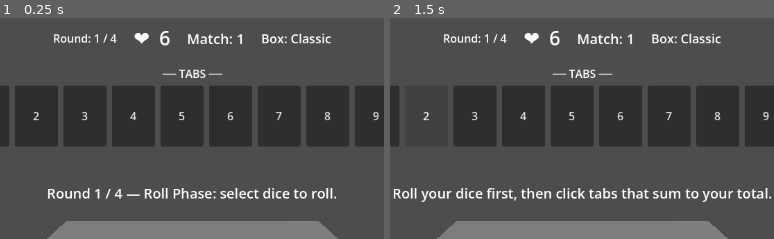
Above: before the commit, frames 1-2 (left to right).
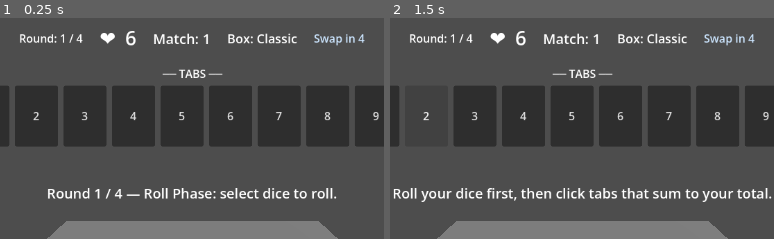
Above: after the commit, the same moments.

Repository: caleb-the-dev/SealTheBox
Game: Godot game, scene res://scenes/match/match.tscn
Same seed, same stepped clock (60 frames per second), same inputs: the game is played once before the commit and once after it.
Inputs:
- Up to frame 1 (0.25 s): no input
- Up to frame 2 (1.5 s): click "1" at 0.5 s; click "2" at 1.25 s
The pictures show only the part of the screen within x 23-73%, y 0-50%; the shares and areas given below are measured in that part.

The runs differ from the first frame. In frame 1, 2.3% of the frame differs, in the area x 5-96%, y 5-13%; in frame 2, 2.3%.

Commit message:
feat: add die swap overlay and top-bar swap countdown to match scene
Wires RunManager.show_die_swap signal to a full-screen opaque overlay
letting the player select an offered die and a pool die to replace, with
a top-bar label counting down matches until the next swap opportunity.

Co-Authored-By: Claude Sonnet 4.6 <noreply@anthropic.com>

Diff:
--- a/seal-the-box/scripts/match/match.gd
+++ b/seal-the-box/scripts/match/match.gd
@@ -41,6 +41,15 @@
 var _dev_power_overlay: Control
 var _dev_power_list: VBoxContainer
 var _powers_vbox: VBoxContainer
+var _die_swap_overlay: Control
+var _die_swap_offered_buttons: Array[Button] = []
+var _die_swap_pool_row: HBoxContainer
+var _die_swap_pool_buttons: Array[Button] = []
+var _die_swap_confirm_btn: Button
+var _die_swap_offered_dice: Array = []
+var _selected_swap_offered_idx: int = -1
+var _selected_swap_pool_die = null
+var _swap_label: Label
 
 # ── lifecycle ───────────────────────────────────────────────────────────────
 func _ready() -> void:
@@ -138,6 +147,11 @@
 	_box_label.add_theme_font_size_override("font_size", 18)
 	top_bar.add_child(_box_label)
 
+	_swap_label = Label.new()
+	_swap_label.add_theme_font_size_override("font_size", 16)
+	_swap_label.modulate = Color(0.8, 0.9, 1.0)
+	top_bar.add_child(_swap_label)
+
 	# ── Tabs — full width, below top bar ───────────────────────────────────
 	var tabs_vbox = VBoxContainer.new()
 	tabs_vbox.anchor_left = 0.0
@@ -596,6 +610,89 @@
 	root.add_child(dev_power_overlay)
 	_dev_power_overlay = dev_power_overlay
 
+	# ── Die swap overlay ────────────────────────────────────────────────────────
+	var swap_overlay = Control.new()
+	swap_overlay.set_anchors_preset(Control.PRESET_FULL_RECT)
+	swap_overlay.mouse_filter = Control.MOUSE_FILTER_STOP
+	swap_overlay.visible = false
+	var swap_bg = ColorRect.new()
+	swap_bg.set_anchors_preset(Control.PRESET_FULL_RECT)
+	swap_bg.color = Color(0.0, 0.0, 0.0, 1.0)
+	swap_overlay.add_child(swap_bg)
+
+	var swap_center = VBoxContainer.new()
+	swap_center.anchor_left = 0.1
+	swap_center.anchor_right = 0.9
+	swap_center.anchor_top = 0.05
+	swap_center.anchor_bottom = 0.95
+	swap_center.add_theme_constant_override("separation", 20)
+	swap_overlay.add_child(swap_center)
+
+	var swap_title = Label.new()
+	swap_title.text = "Choose a New Die"
+	swap_title.horizontal_alignment = HORIZONTAL_ALIGNMENT_CENTER
+	swap_title.add_theme_font_size_override("font_size", 30)
+	swap_center.add_child(swap_title)
+
+	var swap_sub = Label.new()
+	swap_sub.text = "Select a die from the offer, then a die from your pool to replace."
+	swap_sub.horizontal_alignment = HORIZONTAL_ALIGNMENT_CENTER
+	swap_sub.add_theme_font_size_override("font_size", 16)
+	swap_center.add_child(swap_sub)
+
+	var swap_offer_lbl = Label.new()
+	swap_offer_lbl.text = "── OFFERED DICE ──"
+	swap_offer_lbl.horizontal_alignment = HORIZONTAL_ALIGNMENT_CENTER
+	swap_center.add_child(swap_offer_lbl)
+
+	var swap_offer_row = HBoxContainer.new()
+	swap_offer_row.alignment = BoxContainer.ALIGNMENT_CENTER
+	swap_offer_row.add_theme_constant_override("separation", 16)
+	swap_center.add_child(swap_offer_row)
+
+	_die_swap_offered_buttons = []
+	for i in 5:
+		var btn = Button.new()
+		btn.text = "d?"
+		btn.custom_minimum_size = Vector2(90, 90)
+		btn.add_theme_font_size_override("font_size", 22)
+		btn.pressed.connect(_on_die_swap_offered_pressed.bind(i))
+		swap_offer_row.add_child(btn)
+		_die_swap_offered_buttons.append(btn)
+
+	var swap_pool_lbl = Label.new()
+	swap_pool_lbl.text = "── YOUR POOL ──"
+	swap_pool_lbl.horizontal_alignment = HORIZONTAL_ALIGNMENT_CENTER
+	swap_center.add_child(swap_pool_lbl)
+
+	_die_swap_pool_row = HBoxContainer.new()
+	_die_swap_pool_row.alignment = BoxContainer.ALIGNMENT_CENTER
+	_die_swap_pool_row.add_theme_constant_override("separation", 12)
+	swap_center.add_child(_die_swap_pool_row)
+
+	var swap_action_row = HBoxContainer.new()
+	swap_action_row.alignment = BoxContainer.ALIGNMENT_CENTER
+	swap_action_row.add_theme_constant_override("separation", 24)
+	swap_center.add_child(swap_action_row)
+
+	_die_swap_confirm_btn = Button.new()
+	_die_swap_confirm_btn.text = "Confirm Swap"
+	_die_swap_confirm_btn.custom_minimum_size = Vector2(160, 60)
+	_die_swap_confirm_btn.add_theme_font_size_override("font_size", 18)
+	_die_swap_confirm_btn.disabled = true
+	_die_swap_confirm_btn.pressed.connect(_on_die_swap_confirm_pressed)
+	swap_action_row.add_child(_die_swap_confirm_btn)
+
+	var swap_skip_btn = Button.new()
+	swap_skip_btn.text = "Skip"
+	swap_skip_btn.custom_minimum_size = Vector2(120, 60)
+	swap_skip_btn.add_theme_font_size_override("font_size", 18)
+	swap_skip_btn.pressed.connect(_on_die_swap_skip_pressed)
+	swap_action_row.add_child(swap_skip_btn)
+
+	root.add_child(swap_overlay)
+	_die_swap_overlay = swap_overlay
+
 	# ── Powers side panel (right side, always visible) ────────────────────────
 	var powers_panel = _make_rounded_panel(12, Color(0.18, 0.18, 0.18, 0.92), 10, 8)
 	powers_panel.anchor_left = 1.0
@@ -635,6 +732,7 @@
 	_run_manager.show_power_offer.connect(_on_show_power_offer)
 	_run_manager.run_over.connect(_on_run_over)
 	_run_manager.show_rotation_offer.connect(_on_show_rotation_offer)
+	_run_manager.show_die_swap.connect(_on_show_die_swap)
 
 # ── signal handlers ──────────────────────────────────────────────────────────
 func _on_phase_changed(phase: String) -> void:
@@ -707,6 +805,8 @@
 		_run_over_overlay.visible = false
 	if _rotation_overlay:
 		_rotation_overlay.visible = false
+	if _die_swap_overlay:
+		_die_swap_overlay.visible = false
 	_action_button.disabled = false
 	for btn in _dice_buttons + _ability_buttons:
 		btn.disabled = false
@@ -760,6 +860,51 @@
 func _on_rotation_pick_pressed(index: int) -> void:
 	_rotation_overlay.visible = false
 	_run_manager.handle_rotation_pick(_current_rotation_options[index])
+
+func _on_show_die_swap(offered_dice: Array) -> void:
+	_die_swap_offered_dice = offered_dice
+	_selected_swap_offered_idx = -1
+	_selected_swap_pool_die = null
+	for i in _die_swap_offered_buttons.size():
+		_die_swap_offered_buttons[i].text = "d%d" % offered_dice[i].faces
+		_die_swap_offered_buttons[i].modulate = Color.WHITE
+	for child in _die_swap_pool_row.get_children():
+		child.queue_free()
+	_die_swap_pool_buttons = []
+	for i in GameState.dice_pool.size():
+		var die = GameState.dice_pool[i]
+		var btn = Button.new()
+		btn.text = "d%d" % die.faces
+		btn.custom_minimum_size = Vector2(72, 72)
+		btn.add_theme_font_size_override("font_size", 18)
+		btn.pressed.connect(_on_die_swap_pool_pressed.bind(i))
+		_die_swap_pool_row.add_child(btn)
+		_die_swap_pool_buttons.append(btn)
+	_die_swap_confirm_btn.disabled = true
+	_die_swap_overlay.visible = true
+
+func _on_die_swap_offered_pressed(index: int) -> void:
+	_selected_swap_offered_idx = index
+	for i in _die_swap_offered_buttons.size():
+		_die_swap_offered_buttons[i].modulate = Color(1.5, 1.5, 0.3) if i == index else Color.WHITE
+	_update_die_swap_confirm_state()
+
+func _on_die_swap_pool_pressed(index: int) -> void:
+	_selected_swap_pool_die = GameState.dice_pool[index]
+	for i in _die_swap_pool_buttons.size():
+		_die_swap_pool_buttons[i].modulate = Color(1.5, 1.5, 0.3) if i == index else Color.WHITE
+	_update_die_swap_confirm_state()
+
+func _update_die_swap_confirm_state() -> void:
+	_die_swap_confirm_btn.disabled = (_selected_swap_offered_idx < 0 or _selected_swap_pool_die == null)
+
+func _on_die_swap_confirm_pressed() -> void:
+	_die_swap_overlay.visible = false
+	_run_manager.handle_die_swap_confirm(_die_swap_offered_dice[_selected_swap_offered_idx], _selected_swap_pool_die)
+
+func _on_die_swap_skip_pressed() -> void:
+	_die_swap_overlay.visible = false
+	_run_manager.handle_die_swap_skip()
 
 func _on_dev_toggle_pressed() -> void:
 	_dev_overlay.visible = not _dev_overlay.visible
@@ -943,6 +1088,10 @@
 	_hp_label.text = "❤  %d" % GameState.hp
 	_round_label.text = "Round: %d / %d" % [GameState.round, GameState.round_limit]
 	_match_label.text = "Match: %d" % _run_manager.match_number
+	if _swap_label:
+		var mn = _run_manager.match_number
+		var remaining = (5 - (mn % 5)) % 5
+		_swap_label.text = "Swap after this!" if remaining == 0 else "Swap in %d" % remaining
 	if GameState.current_box:
 		_box_label.text = "Box: %s" % GameState.current_box.name
 		var remaining_sum := 0
